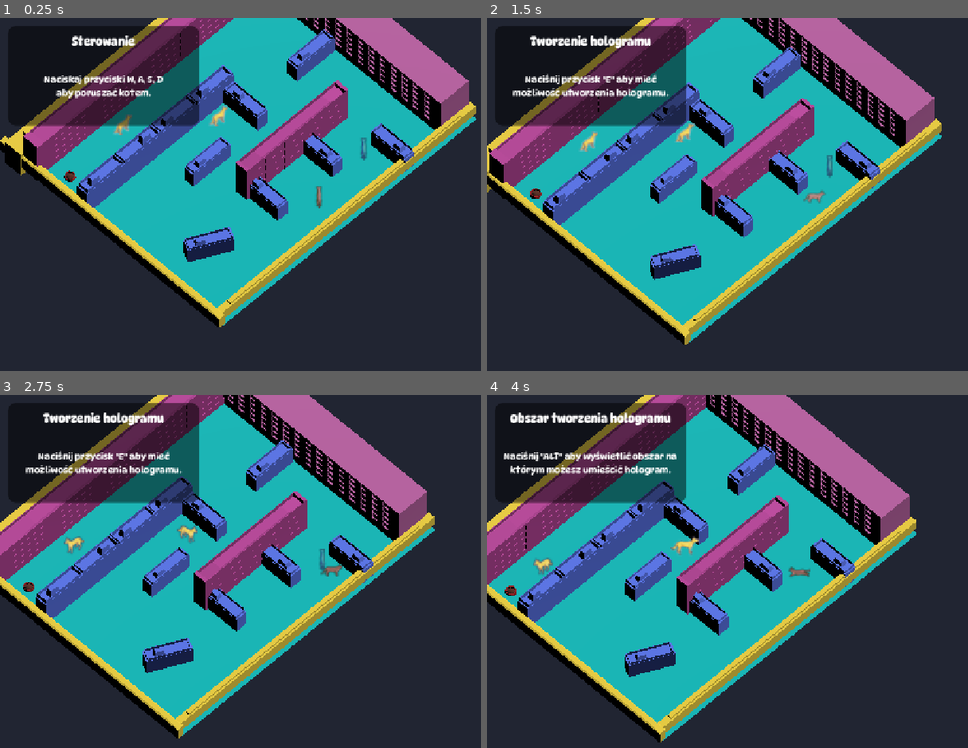
Above: before the commit, frames 1-4 (two rows, left to right).
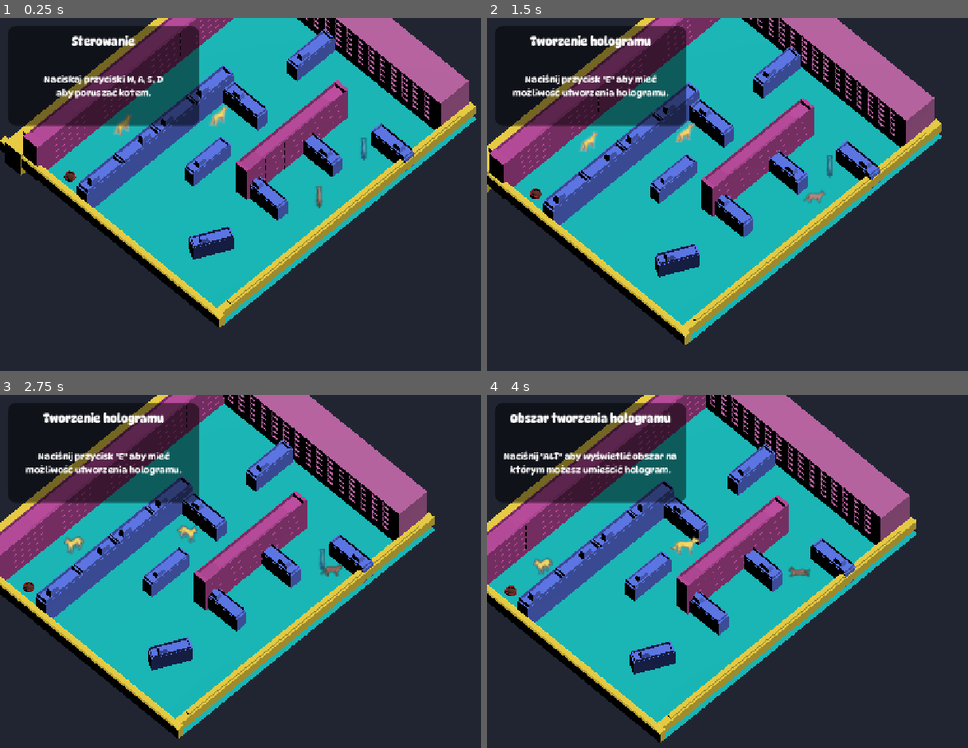
Above: after the commit, the same moments.

Repository: WeronikaKowalkowska/dnsgamejam
Game: Godot game, scene res://scenes/tutorialScena.tscn
The game is run twice, just before and just after one commit, with the same random seed, the same clock (stepped at 60 frames per second) and the same inputs. This scene is started directly instead of the project's main scene.
Inputs (mouse positions are in pixels of both pictures, inside the frame that each line leads up to):
- Up to frame 1 (0.25 s): no input
- Up to frame 2 (1.5 s): tap Enter (ui_accept) at 0.5, 0.77 s; move the mouse to (943, 180) at 0.52 s; hold D (move_right) 0.53-1.25 s; tap Space at 0.6 s; click (943, 180) at 0.67 s; drag from (679, 215) to (775, 268) at 1.27 s
- Up to frame 3 (2.75 s): move the mouse to (379, 493) at 2.02 s; hold D (move_right) from 2.03 s (still down); tap Alt at 2.1 s
- Up to frame 4 (4 s): release D (move_right) at 2.75 s; drag from (775, 645) to (612, 522) at 2.77 s; move the mouse to (outside the picture) at 3.52 s; hold A (move_left) from 3.53 s (still down); tap E at 3.6 s; tap Enter (ui_accept) at 3.77 s

The runs differ from the first frame. In frame 1, 0.3% of the frame differs, in the area x 38-49%, y 59-70%; in frame 2, 0.3%, in the area x 33-45%, y 64-75%; in frame 3, 0.3%; in frame 4, 0.3%.

Commit message:
poprawki

Diff:
--- a/assets/animal/Agent_dog.tscn
+++ b/assets/animal/Agent_dog.tscn
@@ -310,6 +310,7 @@
 shape = SubResource("CapsuleShape3D_hqvog")
 
 [node name="DetectionArea" type="Area3D" parent="." unique_id=424208173 groups=["catAlive"]]
+collision_layer = 7
 collision_mask = 5
 
 [node name="CollisionShape3D" type="CollisionShape3D" parent="DetectionArea" unique_id=1481095810]
--- a/scenes/buildings.tscn
+++ b/scenes/buildings.tscn
@@ -26,10 +26,10 @@
 size = Vector3(0.8540039, 1, 2.467041)
 
 [sub_resource type="BoxShape3D" id="BoxShape3D_785i7"]
-size = Vector3(1, 1, 2.4630432)
+size = Vector3(1, 1, 2.0645294)
 
 [sub_resource type="BoxShape3D" id="BoxShape3D_8hvvp"]
-size = Vector3(0.9026489, 1, 2.465332)
+size = Vector3(0.7809143, 1, 2.465332)
 
 [sub_resource type="BoxShape3D" id="BoxShape3D_8l7d5"]
 size = Vector3(3.7243042, 1, 1)
@@ -59,7 +59,7 @@
 size = Vector3(18, 1, 3)
 
 [sub_resource type="BoxShape3D" id="BoxShape3D_oi2ip"]
-size = Vector3(1, 1, 2.7126465)
+size = Vector3(0.85253906, 1, 2.7126465)
 
 [node name="buildings" type="Node3D" unique_id=1157841335]
 
@@ -84,14 +84,14 @@
 [node name="level1_17" parent="StaticBody3D12" unique_id=31591279 instance=ExtResource("17_jsk0f")]
 
 [node name="StaticBody3D4" type="StaticBody3D" parent="." unique_id=131208865]
-transform = Transform3D(0.8567584, 0, -0.4204754, 0, 1.5270324, 0, 0.43712848, 0, 0.8241189, 4.7882485, 0, -0.62584186)
+transform = Transform3D(0.80372286, 0, -0.3694603, 0, 1.5270324, 0, 0.4100691, 0, 0.7241309, 4.7882485, 0, -0.037120342)
 collision_layer = 7
 
 [node name="level1_15" parent="StaticBody3D4" unique_id=530730782 instance=ExtResource("15_vvl1h")]
 transform = Transform3D(1, 0, 0, 0, 0.9999998, 0, 0, 0, 1, 0, 0, 0)
 
 [node name="CollisionShape3D" type="CollisionShape3D" parent="StaticBody3D4" unique_id=711144873]
-transform = Transform3D(1, 0, 0, 0, 2.9521878, 0, 0, 0, 1.2, 5.5, 0.40178677, 6.1889224)
+transform = Transform3D(0.9999987, 0, -1.7881393e-07, 0, 2.9521844, 0, -2.3841858e-07, 0, 1.1999992, 5.4999986, 0.4017867, 5.9498124)
 shape = SubResource("BoxShape3D_785i7")
 
 [node name="StaticBody3D7" type="StaticBody3D" parent="." unique_id=2111117332]
@@ -99,7 +99,7 @@
 collision_layer = 7
 
 [node name="CollisionShape3D" type="CollisionShape3D" parent="StaticBody3D7" unique_id=1073790390]
-transform = Transform3D(1, 0, 0, 0, 2.9307232, 0, 0, 0, 1.2, 2.9513245, 0, 2.3450193)
+transform = Transform3D(1, 0, 0, 0, 2.9307232, 0, 0, 0, 1.2, 2.8904572, 0, 2.3450193)
 shape = SubResource("BoxShape3D_8hvvp")
 
 [node name="level1_13" parent="StaticBody3D7" unique_id=1630990648 instance=ExtResource("13_8jia5")]
@@ -214,5 +214,5 @@
 transform = Transform3D(1, 0, 0, 0, 1, 0, 0, 0, 1, -0.72185946, 0, 0)
 
 [node name="CollisionShape3D" type="CollisionShape3D" parent="StaticBody3D14" unique_id=17026457]
-transform = Transform3D(1, 0, 0, 0, 5.413368, 0, 0, 0, 2.434945, 4.921163, 0, -4.438093)
+transform = Transform3D(1, 0, 0, 0, 5.413368, 0, 0, 0, 2.4349442, 4.9948936, 0, -4.438092)
 shape = SubResource("BoxShape3D_oi2ip")
